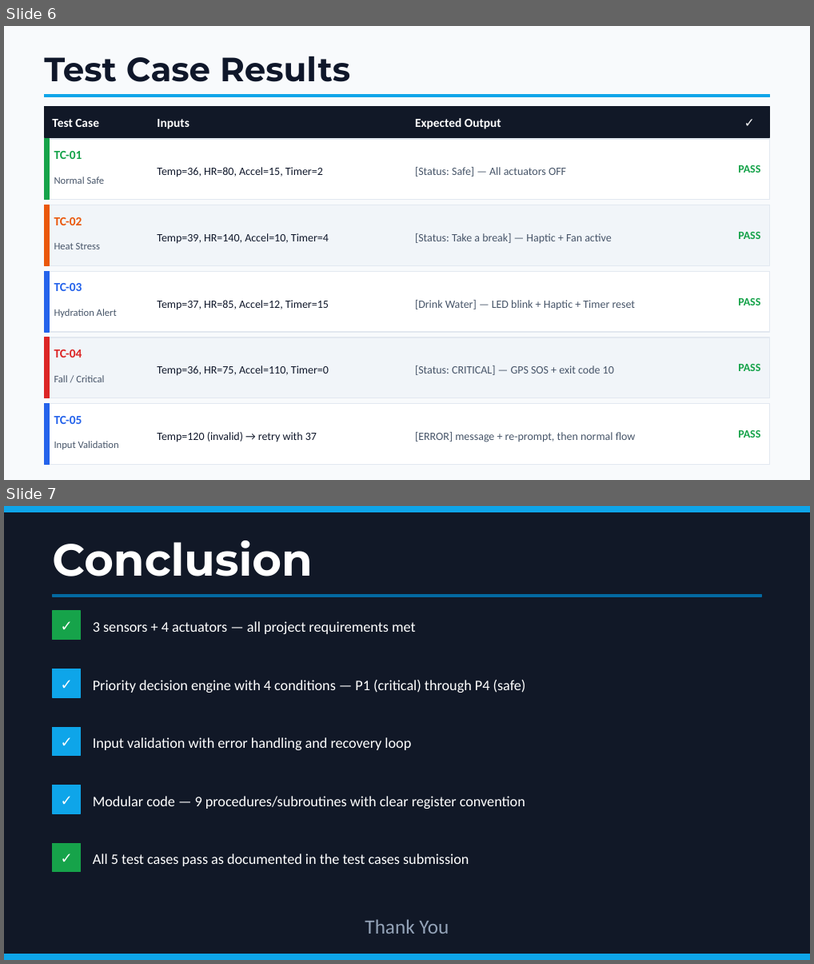
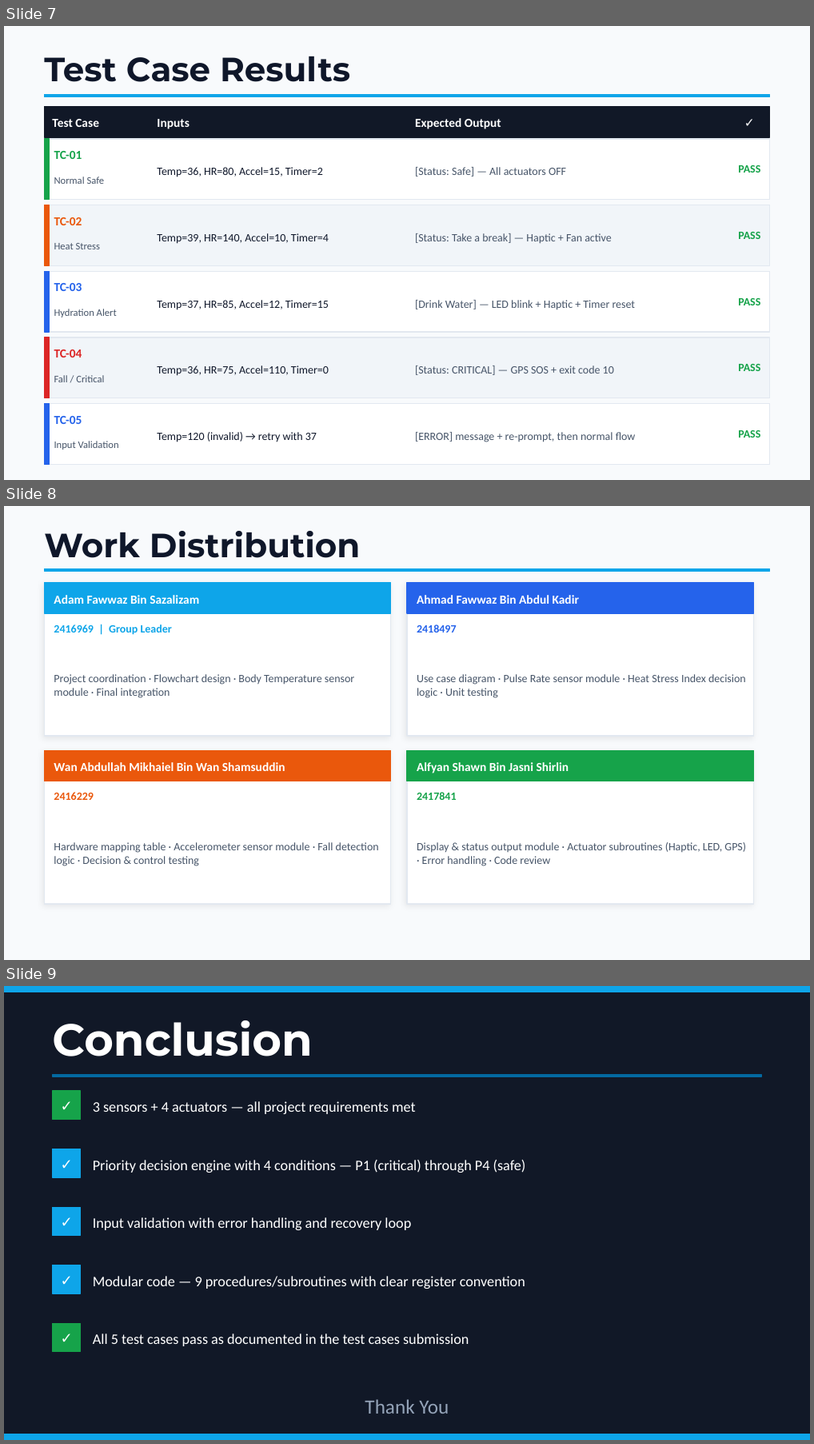
Before and after one commit to Fawwazs17/caal-gpro, a slide deck: submission4/BICS2304_04_Jupiter_WearableHeatStrokePreventionSystem_4.pptx. Shown one above the other, each under a label of ours: slides 6 and 7 before the commit, slides 7, 8 and 9 after it. The pictures are 814x964 and 814x1444 pixels, drawn with LibreOffice and Linux fonts; fonts in the diff are those of the drawing. Boxes give left, top, right and bottom in pixels: in the first picture for what was removed or moved away, otherwise in the second. Text is boxed around its words. In the diff, an @@ line names an element or a change of style, - is before the commit and + after.

```diff
--- a/submission4/BICS2304_04_Jupiter_WearableHeatStrokePreventionSystem_4.pptx
+++ b/submission4/BICS2304_04_Jupiter_WearableHeatStrokePreventionSystem_4.pptx
@@ slide 8 added at box(4, 506, 810, 960), background #F8FAFC @@
@@ text added at box(44, 531, 361, 558), 30 pt, text #0F172A, bold @@
+Work Distribution
@@ rectangle added at box(44, 569, 770, 572), fill #0EA5E9, outline #0EA5E9 1 pt @@
@@ rectangle added at box(44, 583, 391, 736), fill #FFFFFF, outline #E2E8F0 1 pt @@
@@ rectangle added at box(44, 583, 391, 613), fill #0EA5E9, outline #0EA5E9 1 pt @@
@@ text added at box(54, 595, 199, 604), 11 pt, text #FFFFFF, bold @@
+Adam Fawwaz Bin Sazalizam
@@ rectangle added at box(407, 583, 754, 736), fill #FFFFFF, outline #E2E8F0 1 pt @@
@@ rectangle added at box(407, 583, 754, 613), fill #2563EB, outline #2563EB 1 pt @@
@@ text added at box(417, 595, 579, 604), 11 pt, text #FFFFFF, bold @@
+Ahmad Fawwaz Bin Abdul Kadir
@@ text added at box(54, 624, 172, 635), 10 pt, text #0EA5E9, bold @@
+2416969 | Group Leader
@@ text added at box(417, 624, 457, 632), 10 pt, text #2563EB, bold @@
+2418497
@@ text added at box(54, 674, 354, 698), 10 pt, text #475569 @@
+Project coordination · Flowchart design · Body Temperature sensor module · Final integration
@@ text added at box(417, 674, 746, 698), 10 pt, text #475569 @@
+Use case diagram · Pulse Rate sensor module · Heat Stress Index decision logic · Unit testing
@@ rectangle added at box(44, 750, 391, 904), fill #FFFFFF, outline #E2E8F0 1 pt @@
@@ rectangle added at box(44, 750, 391, 781), fill #EA580C, outline #EA580C 1 pt @@
@@ text added at box(54, 762, 286, 771), 11 pt, text #FFFFFF, bold @@
+Wan Abdullah Mikhaiel Bin Wan Shamsuddin
@@ rectangle added at box(407, 750, 754, 904), fill #FFFFFF, outline #E2E8F0 1 pt @@
@@ rectangle added at box(407, 750, 754, 781), fill #16A34A, outline #16A34A 1 pt @@
@@ text added at box(417, 762, 570, 773), 11 pt, text #FFFFFF, bold @@
+Alfyan Shawn Bin Jasni Shirlin
@@ text added at box(54, 792, 94, 800), 10 pt, text #EA580C, bold @@
+2416229
@@ text added at box(417, 792, 457, 800), 10 pt, text #16A34A, bold @@
+2417841
@@ text added at box(54, 842, 379, 866), 10 pt, text #475569 @@
+Hardware mapping table · Accelerometer sensor module · Fall detection logic · Decision & control testing
@@ text added at box(417, 842, 746, 866), 10 pt, text #475569 @@
+Display & status output module · Actuator subroutines (Haptic, LED, GPS) · Error handling · Code review
@@ what was slide 6 is now slide 7 @@
@@ what was slide 7 is now slide 9 @@
```
Also in this commit, not shown: 1 other slide added, 1 other file.
